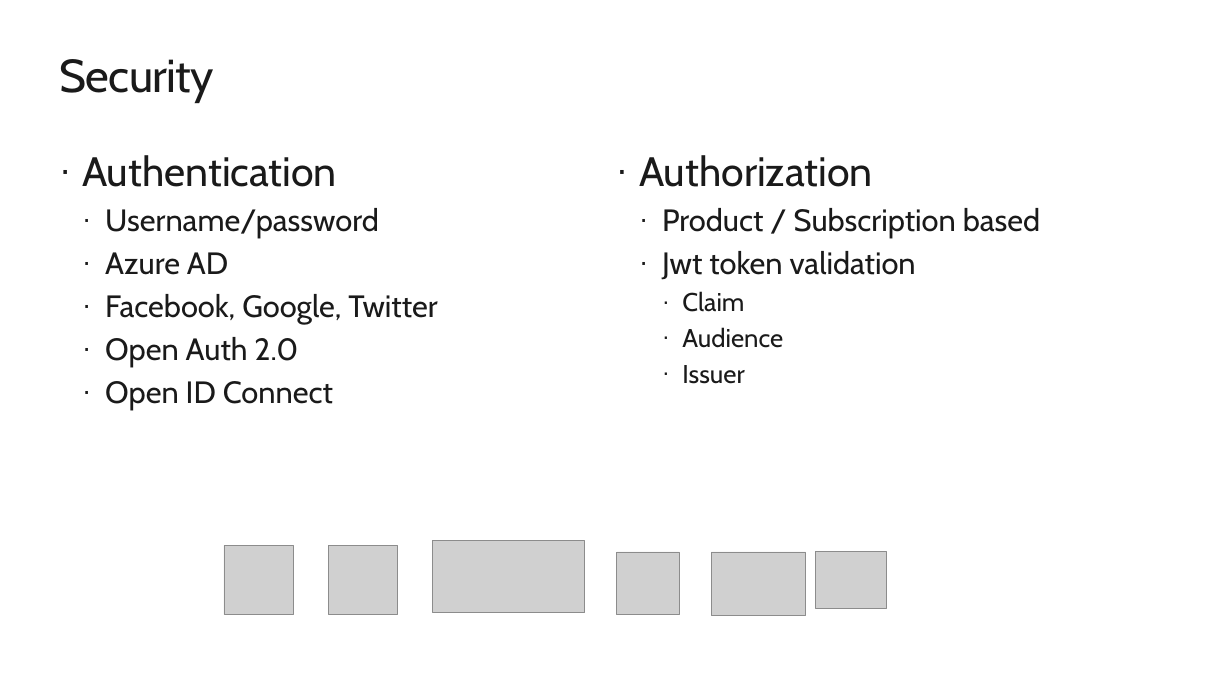
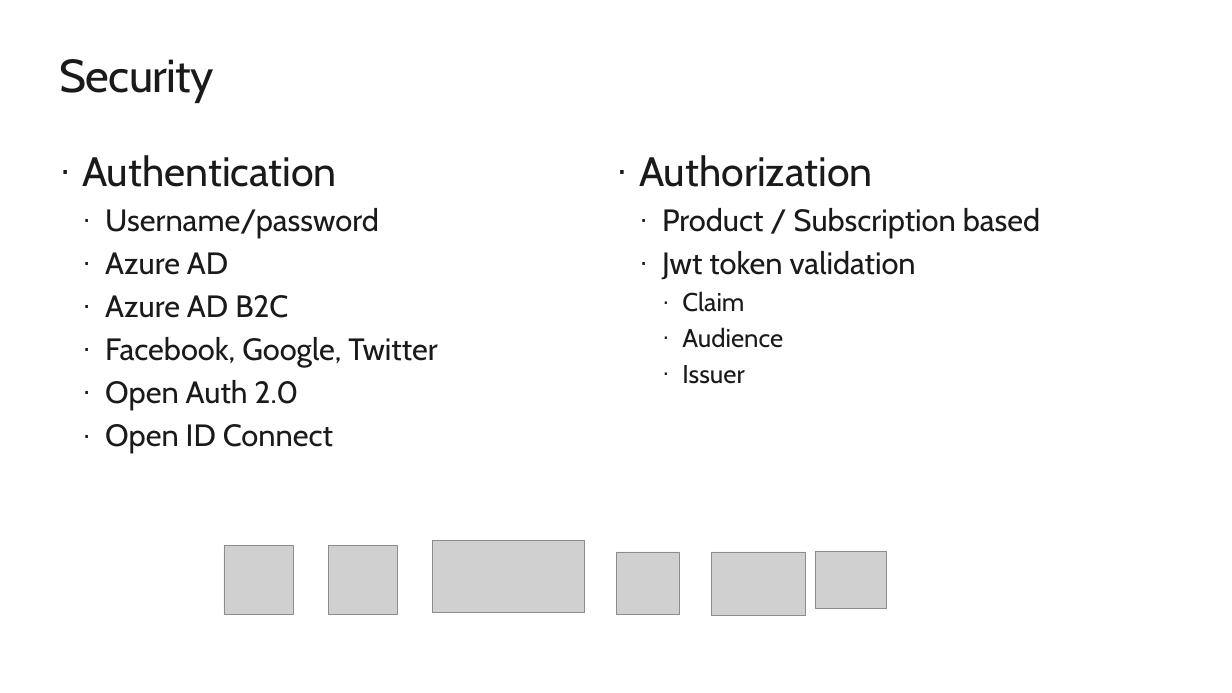
Before and after one commit to rbickel/TDCAPIM, a slide deck: slide 7 of API Management.pptx. Drawn at 1232x693 pixels with LibreOffice and Linux fonts; fonts in the diff are those of the drawing; grey boxes stand for pictures; background and template pictures are left out. Boxes give left, top, right and bottom in pixels: in the first picture for what was removed or moved away, otherwise in the second. Text is boxed around its words. In the diff, an @@ line names an element or a change of style, - is before the commit and + after.

```diff
--- a/API Management.pptx
+++ b/API Management.pptx
@@ text at [105,295,288,318]: paragraph added @@
+  · Azure AD B2C
```
Also in this commit, not shown: 4 other slides changed, 2 slides added, 4 slides removed.
